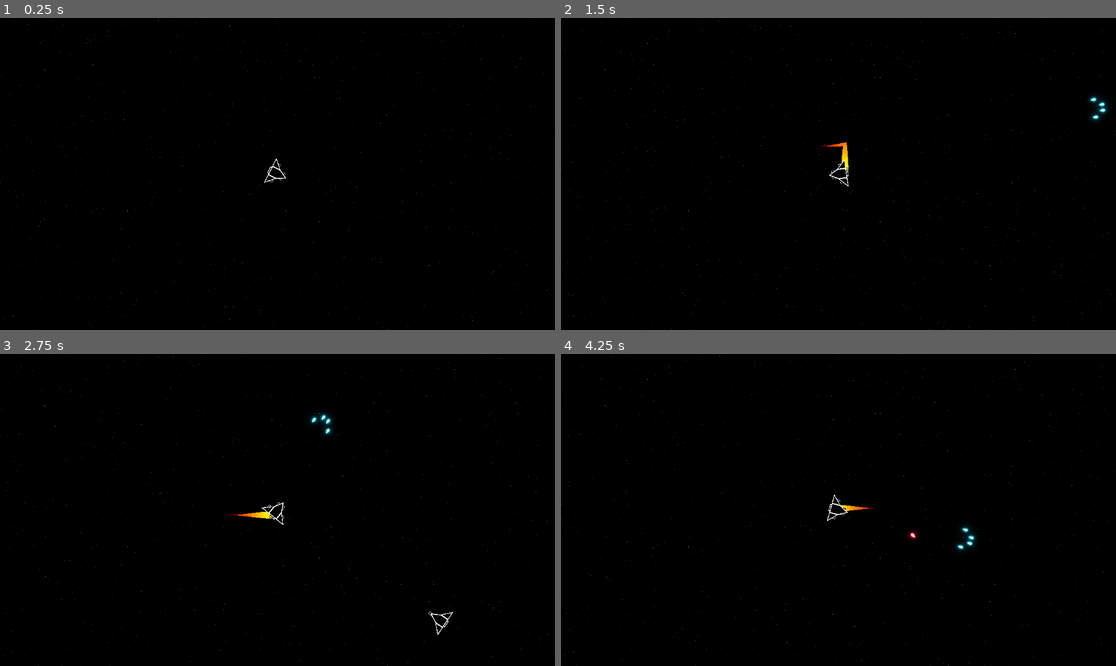
Above: before the commit, frames 1-4 (two rows, left to right).
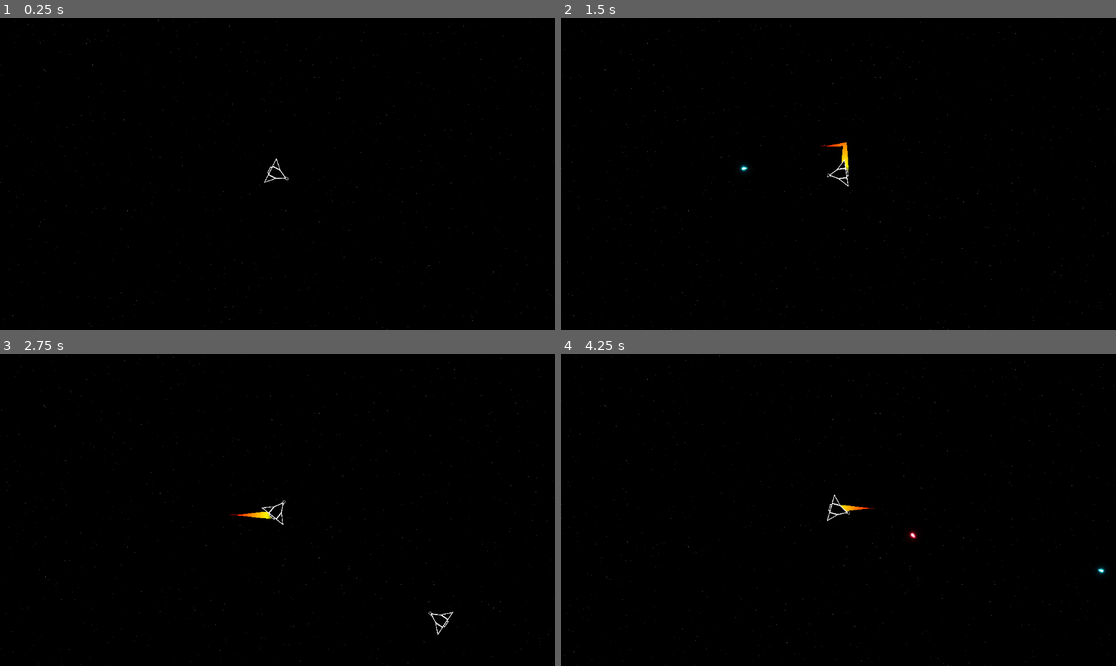
Above: after the commit, the same moments.

Repository: Bill-GD/SpaceDefender
Game: Godot game, scene res://Main/Game/game.tscn
Two runs of this game, one before a commit and one after it. Both use one fixed random seed, a clock stepped at 60 frames per second and the inputs below. The project has no main scene, so this scene is started directly.
Inputs (mouse positions are in pixels of both pictures, inside the frame that each line leads up to):
- Up to frame 1 (0.25 s): no input
- Up to frame 2 (1.5 s): move the mouse to (960, 158) at 0.52 s; press the mouse at (960, 158) at 0.53 s; hold D (move_right) 0.53-1.28 s; move the mouse to (727, 189) at 1.27 s; release the mouse at (727, 189) at 1.28 s; hold S (move_down) from 1.28 s (still down); click (727, 189) at 1.35 s
- Up to frame 3 (2.75 s): move the mouse to (333, 441) at 2.02 s; release S (move_down) at 2.03 s; press the mouse at (333, 441) at 2.03 s; hold D (move_right) from 2.03 s (still down)
- Up to frame 4 (4.25 s): move the mouse to (810, 572) at 2.77 s; release D (move_right) at 2.78 s; release the mouse at (810, 572) at 2.78 s; hold W (move_up) 2.78-3.53 s; click (810, 572) at 2.85 s; move the mouse to (1005, 556) at 3.52 s; press the mouse at (1005, 556) at 3.53 s; hold A (move_left) from 3.53 s (still down)

The runs differ from the first frame. In frame 1, less than 0.1% of the frame differs, in the area x 48-53%, y 46-53%; in frame 2, 0.2%, in the area x 32-99%, y 24-54%; in frame 3, 0.2%; in frame 4, 0.2%.

Commit message:
Homing projectile ig

Diff:
--- a/Main/Character/Player/player.tscn
+++ b/Main/Character/Player/player.tscn
@@ -5,7 +5,7 @@
 [ext_resource type="Script" path="res://Main/Character/basic_stats.gd" id="3_2admm"]
 [ext_resource type="Texture2D" uid="uid://4102kfkc1i3t" path="res://Assets/Characters/player_ship.png" id="4_abdpi"]
 [ext_resource type="Script" path="res://Main/Character/Player/weapon_controller.gd" id="5_dilgy"]
-[ext_resource type="PackedScene" uid="uid://hspr326ra2d1" path="res://Main/Weapon/Blaster/quad_blaster.tscn" id="6_8x6ok"]
+[ext_resource type="PackedScene" uid="uid://ck6rngxawsodt" path="res://Main/Weapon/Blaster/blaster.tscn" id="6_u3exy"]
 
 [sub_resource type="Resource" id="Resource_eee1r"]
 script = ExtResource("3_2admm")
@@ -41,7 +41,7 @@
 [node name="Weapon" parent="." index="3"]
 script = ExtResource("5_dilgy")
 
-[node name="QuadBlaster" parent="Weapon" index="0" instance=ExtResource("6_8x6ok")]
+[node name="Blaster" parent="Weapon" index="0" instance=ExtResource("6_u3exy")]
 
 [node name="TrailPosition" parent="." index="4"]
 position = Vector2(-9, 0)
--- a/Main/Character/Player/player_stats.gd
+++ b/Main/Character/Player/player_stats.gd
@@ -5,3 +5,4 @@
 static var speed_boost: float = 1
 static var crit_chance: float = 0.05
 static var crit_damage: float = 1.5
+static var homing: bool = false
--- a/Main/Projectile/projectile.gd
+++ b/Main/Projectile/projectile.gd
@@ -17,6 +17,7 @@
 	$DespawnTimer.start()
 	look_at(to_global(direction))
 
+	if from_player: homing = PlayerStats.homing
 	if damage <= 0: print_rich('[color=red]%s damage is 0[/color]' % name)
 
 func seek() -> Vector2:
Not shown, changed: README.md
